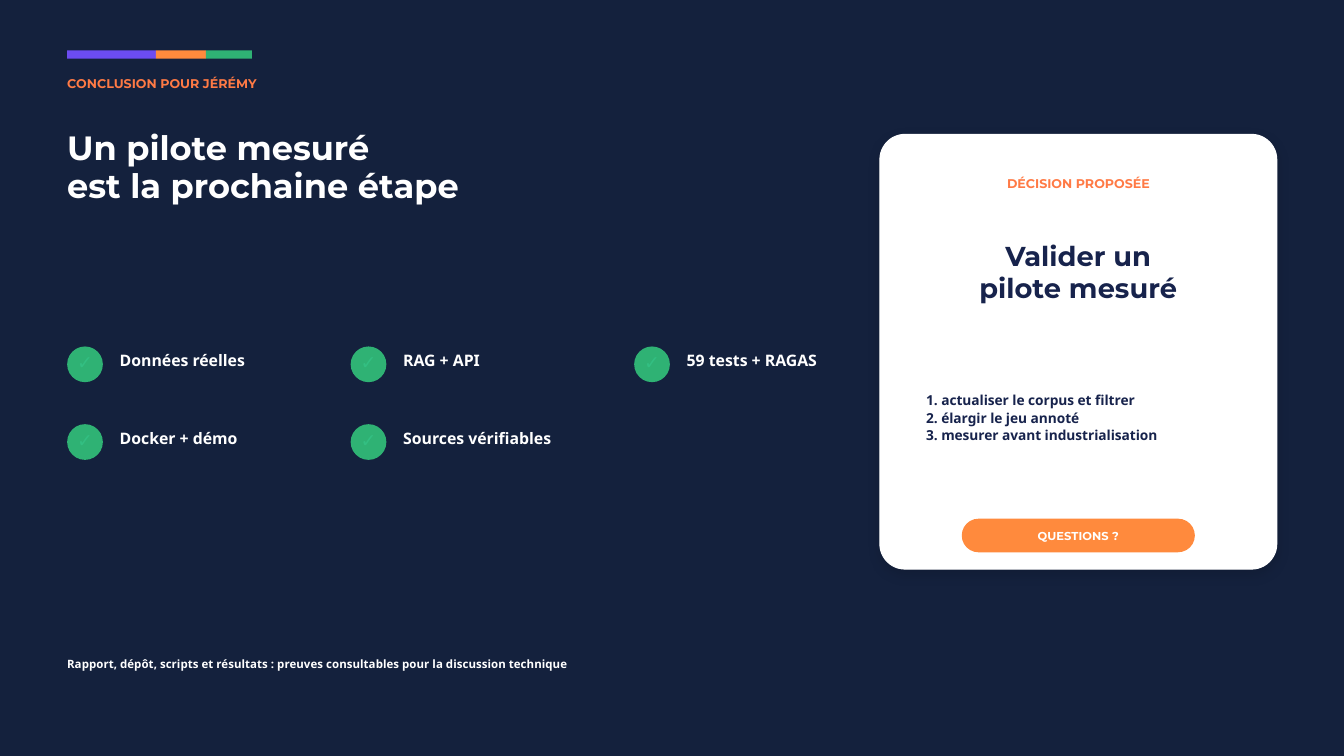
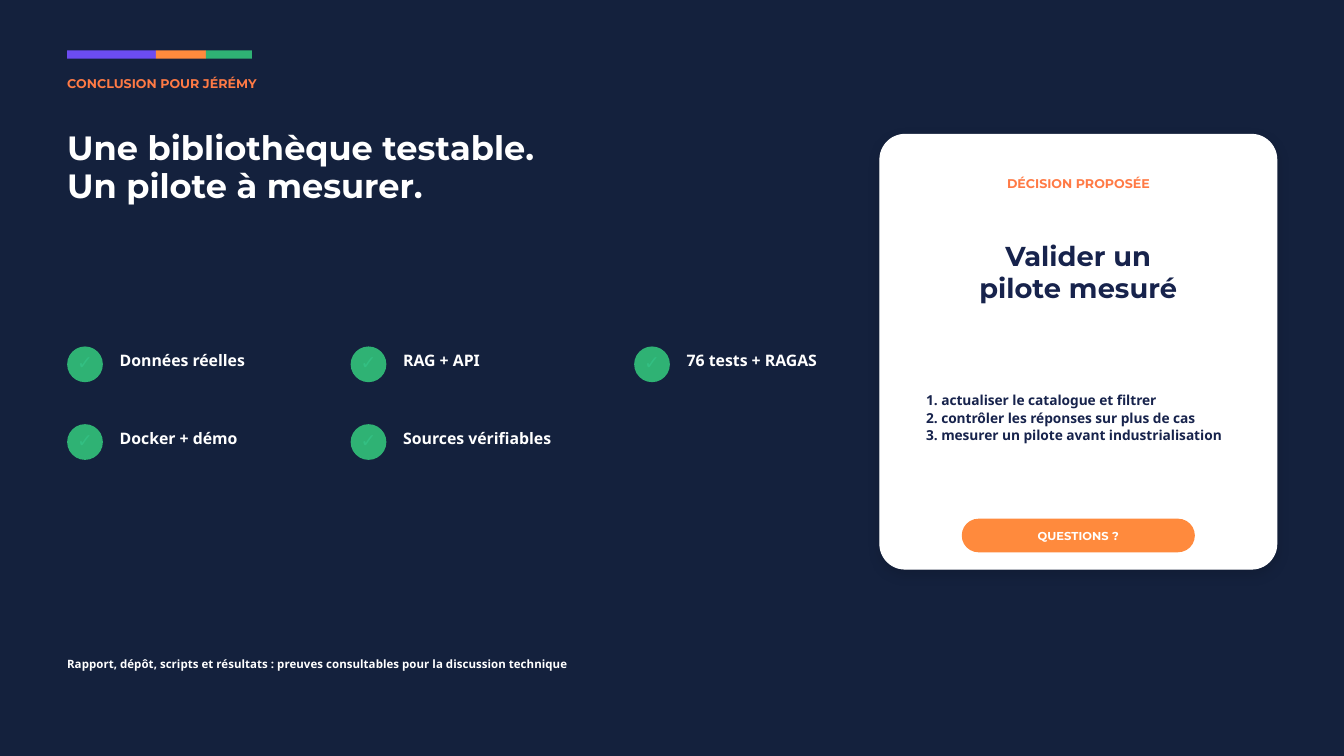
Before and after one commit to hgbe-GH/Projet7, a slide deck: slide 12 of outputs/openagenda-rag-soutenance.pptx. Drawn at 1344x756 pixels with LibreOffice and Linux fonts; fonts in the diff are those of the drawing. Boxes give left, top, right and bottom in pixels: in the first picture for what was removed or moved away, otherwise in the second. Text is boxed around its words. In the diff, an @@ line names an element or a change of style, - is before the commit and + after.

Commit message:
docs: guider la soutenance avec l'analogie du catalogue

```diff
--- a/outputs/openagenda-rag-soutenance.pptx
+++ b/outputs/openagenda-rag-soutenance.pptx
@@ text at [67,133,534,205]: text changed @@
-Un pilote mesuré
-est la prochaine étape
+Une bibliothèque testable.
+Un pilote à mesurer.
@@ text at [687,354,817,366]: text changed @@
-59 tests + RAGAS
+76 tests + RAGAS
@@ text at [926,394,1222,444]: text changed @@
-1. actualiser le corpus et filtrer
-2. élargir le jeu annoté
-3. mesurer avant industrialisation
+1. actualiser le catalogue et filtrer
+2. contrôler les réponses sur plus de cas
+3. mesurer un pilote avant industrialisation
```
Also in this commit, not shown: 11 other slides changed, 22 other files.
